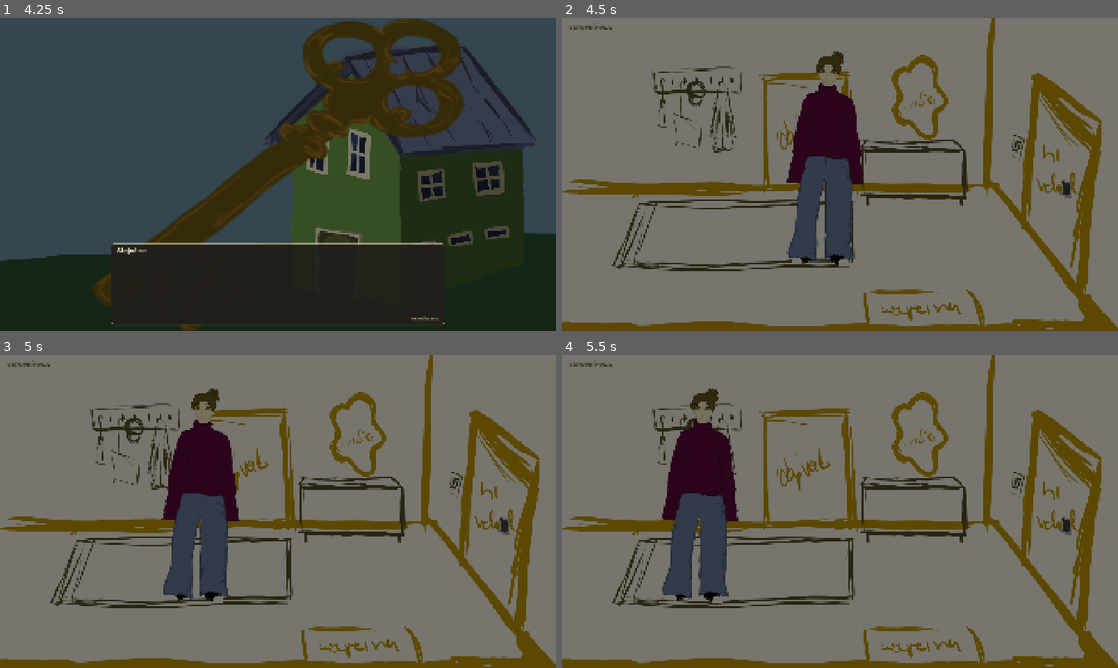
Above: before the commit, frames 1-4 (two rows, left to right).
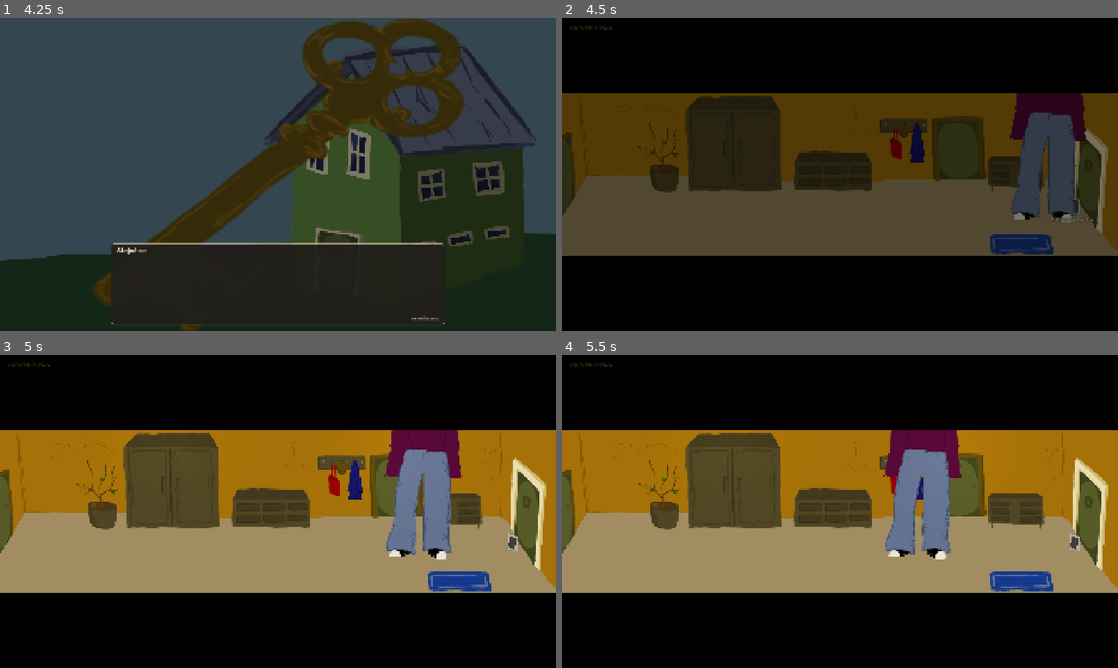
Above: after the commit, the same moments.

Repository: Sprotex/bechyne-game-jam-2026
Game: Godot game, scene res://scenes/root.tscn
Two runs of this game, one before a commit and one after it. Both use one fixed random seed, a clock stepped at 60 frames per second and the inputs below. Sound files missing from this copy of the repository are replaced by a short silence.
Inputs:
- Up to frame 1 (4.25 s): click "VSTOUPIT DO PRVNÍ MÍSTNOSTI" at 0.5 s; tap Enter at 1.25, 2.75 s; hold D (move_right) 1.28-2.03 s; hold E (interact) 1.28-2.03 s; tap Space (toggle_music) at 2 s; hold Escape (menu_back) 2.03-2.78 s; tap E (interact) at 2.1, 3.05, 3.8 s; hold D (move_right) 2.78-3.53 s; hold Space (toggle_music) 2.78-3.53 s; hold W (move_up) from 3.53 s (still down); tap Shift at 3.6 s
- Up to frame 2 (4.5 s): tap Enter at 4.25 s; release W (move_up) at 4.28 s; hold A (move_left) from 4.28 s (still down); hold Ctrl from 4.28 s (still down)
- Up to frame 3 (5 s): keep holding A (move_left); keep holding Ctrl; tap E (interact) at 4.55 s
- Up to frame 4 (5.5 s): keep holding A (move_left); release Ctrl at 5.03 s; tap E (interact) at 5.1 s

Frame 1 is identical in both runs. In frame 2, 98% of the frame differs, in the area x 0-100%, y 0-100%; in frame 3, 100%; in frame 4, 100%.

Commit message:
Connect confirmed room routes and remove file-preview demo

Diff:
--- a/scenes/rooms/arrivals/main_entrance_arrivals.tscn
+++ b/scenes/rooms/arrivals/main_entrance_arrivals.tscn
@@ -3,13 +3,13 @@
 [node name="Arrivals" type="Node2D"]
 
 [node name="start" type="Marker2D" parent="."]
-position = Vector2(900, 850)
+position = Vector2(1750, 440)
 
 [node name="from_hall" type="Marker2D" parent="."]
-position = Vector2(1640, 850)
+position = Vector2(240, 440)
 
 [node name="from_living_room" type="Marker2D" parent="."]
-position = Vector2(820, 650)
+position = Vector2(1450, 400)
 
 [node name="from_bathroom" type="Marker2D" parent="."]
-position = Vector2(1250, 920)
+position = Vector2(1650, 475)
--- a/scenes/rooms/bathroom.tscn
+++ b/scenes/rooms/bathroom.tscn
@@ -59,6 +59,7 @@
 position = Vector2(350, 300)
 destination_scene_path = "res://scenes/rooms/main_entrance.tscn"
 destination_arrival_id = "from_bathroom"
+wall_side = "north"
 
 [node name="Arrivals" type="Node2D" parent="." unique_id=1548141687]
 
--- a/scenes/rooms/collisions/main_entrance_collisions.tscn
+++ b/scenes/rooms/collisions/main_entrance_collisions.tscn
@@ -1,16 +1,27 @@
 [gd_scene format=3]
 
-[sub_resource type="RectangleShape2D" id="EntranceCabinet"]
-size = Vector2(300, 240)
+[sub_resource type="ConvexPolygonShape2D" id="EntrancePlantFootprint"]
+points = PackedVector2Array(385, 282, 481, 282, 486, 319, 470, 339, 420, 343, 389, 327)
+
+[sub_resource type="ConvexPolygonShape2D" id="EntranceClosetFootprint"]
+points = PackedVector2Array(510, 280, 833, 280, 840, 331, 685, 339, 520, 337)
 
 [sub_resource type="ConvexPolygonShape2D" id="EntranceChestFootprint"]
-points = PackedVector2Array(1040, 552, 1380, 550, 1400, 606, 1392, 632, 1040, 632)
+points = PackedVector2Array(884, 280, 1145, 280, 1150, 335, 1020, 339, 882, 333)
+
+[sub_resource type="ConvexPolygonShape2D" id="EntranceCabinetFootprint"]
+points = PackedVector2Array(1552, 278, 1740, 278, 1746, 325, 1739, 343, 1565, 339, 1555, 322)
 
 [node name="FurnitureCollisions" type="StaticBody2D"]
 
-[node name="CabinetCollision" type="CollisionShape2D" parent="."]
-position = Vector2(460, 330)
-shape = SubResource("EntranceCabinet")
+[node name="PlantCollision" type="CollisionShape2D" parent="."]
+shape = SubResource("EntrancePlantFootprint")
+
+[node name="ClosetCollision" type="CollisionShape2D" parent="."]
+shape = SubResource("EntranceClosetFootprint")
 
 [node name="ChestCollision" type="CollisionShape2D" parent="."]
 shape = SubResource("EntranceChestFootprint")
+
+[node name="CabinetCollision" type="CollisionShape2D" parent="."]
+shape = SubResource("EntranceCabinetFootprint")
--- a/scenes/rooms/hall.tscn
+++ b/scenes/rooms/hall.tscn
@@ -46,6 +46,15 @@
 destination_arrival_id = "from_hall"
 wall_side = "south"
 
+[node name="ExitToAttic" parent="." instance=ExtResource("2_exit")]
+position = Vector2(1450, 298)
+destination_scene_path = "res://scenes/rooms/attic.tscn"
+destination_arrival_id = "from_hall"
+wall_side = "north"
+opening_half_width = 190.0
+required_flag = "story.attic_unlocked"
+locked_message = "Je zamčeno."
+
 [node name="Arrivals" type="Node2D" parent="."]
 
 [node name="start" type="Marker2D" parent="Arrivals"]
@@ -56,3 +65,6 @@
 
 [node name="from_bedroom" type="Marker2D" parent="Arrivals"]
 position = Vector2(1650, 475)
+
+[node name="from_attic" type="Marker2D" parent="Arrivals"]
+position = Vector2(1450, 415)
--- a/scenes/rooms/living_room.tscn
+++ b/scenes/rooms/living_room.tscn
@@ -39,10 +39,10 @@
 position = Vector2(1190, 320)
 
 [node name="ExitToEntrance" parent="." instance=ExtResource("2_exit")]
-position = Vector2(1180, 238)
+position = Vector2(1180, 375)
 destination_scene_path = "res://scenes/rooms/main_entrance.tscn"
 destination_arrival_id = "from_living_room"
-wall_side = "north"
+wall_side = "south"
 
 [node name="Arrivals" type="Node2D" parent="."]
 
--- a/scenes/rooms/main_entrance.tscn
+++ b/scenes/rooms/main_entrance.tscn
@@ -1,22 +1,23 @@
 [gd_scene format=3]
 
 [ext_resource type="Script" path="res://scripts/rooms/room.gd" id="1_room"]
-[ext_resource type="Texture2D" path="res://assets/gfx/predsin.png" id="2_background"]
-[ext_resource type="Script" path="res://scripts/rooms/message_preview_interactor.gd" id="3_message_preview"]
+[ext_resource type="Texture2D" path="res://assets/gfx/chodba.png" id="2_background"]
 [ext_resource type="PackedScene" path="res://scenes/objects/room_exit.tscn" id="4_exit"]
 [ext_resource type="PackedScene" path="res://scenes/objects/light_switch.tscn" id="5_switch"]
 [ext_resource type="PackedScene" path="res://scenes/objects/light_source.tscn" id="6_light"]
 [ext_resource type="PackedScene" path="res://scenes/rooms/collisions/main_entrance_collisions.tscn" id="7_collisions"]
 [ext_resource type="PackedScene" path="res://scenes/rooms/arrivals/main_entrance_arrivals.tscn" id="8_arrivals"]
 
-[sub_resource type="CircleShape2D" id="CircleShape2D_message_preview"]
-radius = 78.0
-
 [node name="MainEntrance" type="Node2D"]
 script = ExtResource("1_room")
 room_title = "VSTUPNÍ HALA"
-room_color = Color(0.87451, 0.82353, 0.68235, 1)
-walkable_outline = PackedVector2Array(0, 560, 1920, 560, 1920, 1080, 0, 1080)
+room_color = Color(0.84706, 0.78039, 0.71765, 1)
+walkable_outline = PackedVector2Array(165, 285, 1805, 298, 2000, 550, 2000, 563, 0, 563, 0, 540)
+
+[node name="FloorFill" type="Polygon2D" parent="."]
+z_index = -2
+color = Color(0.6902, 0.6157, 0.451, 1)
+polygon = PackedVector2Array(0, 0, 2000, 0, 2000, 563, 0, 563)
 
 [node name="Background" type="Sprite2D" parent="."]
 texture = ExtResource("2_background")
@@ -24,39 +25,30 @@
 z_index = -1
 
 [node name="CeilingLightLeft" parent="." instance=ExtResource("6_light")]
-position = Vector2(500, 80)
+position = Vector2(650, 60)
 
 [node name="CeilingLightRight" parent="." instance=ExtResource("6_light")]
-position = Vector2(1450, 80)
+position = Vector2(1450, 60)
 
 [node name="LightSwitch" parent="." instance=ExtResource("5_switch")]
-position = Vector2(1740, 590)
-
-[node name="MessagePreviewInteractor" type="Area2D" parent="."]
-position = Vector2(850, 520)
-collision_layer = 0
-collision_mask = 1
-script = ExtResource("3_message_preview")
-
-[node name="CollisionShape2D" type="CollisionShape2D" parent="MessagePreviewInteractor"]
-shape = SubResource("CircleShape2D_message_preview")
+position = Vector2(1850, 390)
 
 [node name="FurnitureCollisions" parent="." instance=ExtResource("7_collisions")]
 
 [node name="ExitToHall" parent="." instance=ExtResource("4_exit")]
-position = Vector2(1900, 850)
+position = Vector2(55, 430)
 destination_scene_path = "res://scenes/rooms/hall.tscn"
 destination_arrival_id = "from_entrance"
-wall_side = "east"
+wall_side = "west"
 
 [node name="ExitToLivingRoom" parent="." instance=ExtResource("4_exit")]
-position = Vector2(820, 560)
+position = Vector2(1450, 298)
 destination_scene_path = "res://scenes/rooms/living_room.tscn"
 destination_arrival_id = "from_entrance"
 wall_side = "north"
 
 [node name="ExitToBathroom" parent="." instance=ExtResource("4_exit")]
-position = Vector2(1250, 1060)
+position = Vector2(1650, 555)
 destination_scene_path = "res://scenes/rooms/bathroom.tscn"
 destination_arrival_id = "from_entrance"
 wall_side = "south"
--- a/scripts/rooms/room.gd
+++ b/scripts/rooms/room.gd
@@ -12,6 +12,7 @@
 const EXIT_EDGE_TOLERANCE := 100.0
 
 var lights_are_on := false
+var exit_gates: Array[Dictionary] = []
 
 
 func toggle_lights() -> void:
@@ -26,9 +27,13 @@
 
 
 func _ready() -> void:
+	var level := _get_level()
+	if level != null:
+		level.flag_changed.connect(_on_level_flag_changed)
 	for exit in find_children("*", "RoomExit", true, false):
 		exit.exit_entered.connect(_on_exit_entered)
 	_build_walkable_boundary()
+	_refresh_exit_gates()
 
 
 func get_arrival_position(arrival_id: String, fallback: Vector2) -> Vector2:
@@ -58,9 +63,30 @@
 		exit_entered.emit(exit)
 
 
+func _on_level_flag_changed(_flag_id: String, _value: bool) -> void:
+	_refresh_exit_gates()
+
+
+func _get_level() -> Level:
+	var ancestor := get_parent()
+	while ancestor != null:
+		if ancestor is Level:
+			return ancestor as Level
+		ancestor = ancestor.get_parent()
+	return get_tree().current_scene as Level
+
+
+func _refresh_exit_gates() -> void:
+	var level := _get_level()
+	for gate in exit_gates:
+		var shape := gate["shape"] as CollisionShape2D
+		shape.disabled = level != null and level.has_flag(gate["flag"])
+
+
 func _build_walkable_boundary() -> void:
 	if walkable_outline.size() < 3:
 		return
+	exit_gates.clear()
 	var walls := StaticBody2D.new()
 	walls.name = "RoomWalls"
 	add_child(walls)
@@ -86,23 +112,50 @@
 	if edge_length <= 1.0:
 		return
 	var direction := edge / edge_length
-	var openings: Array[Vector2] = []
+	var openings: Array[Dictionary] = []
 	for node in find_children("*", "RoomExit", true, false):
 		var exit := node as RoomExit
 		var along := clampf((exit.position - first).dot(direction), 0.0, edge_length)
 		var nearest := first + direction * along
 		if nearest.distance_to(exit.position) > EXIT_EDGE_TOLERANCE:
 			continue
-		openings.append(Vector2(
-			maxf(0.0, along - exit.opening_half_width),
-			minf(edge_length, along + exit.opening_half_width)
-		))
-	openings.sort_custom(func(a: Vector2, b: Vector2) -> bool: return a.x < b.x)
+		openings.append({
+			"range": Vector2(
+				maxf(0.0, along - exit.opening_half_width),
+				minf(edge_length, along + exit.opening_half_width)
+			),
+			"exit": exit,
+		})
+	openings.sort_custom(func(a: Dictionary, b: Dictionary) -> bool: return a["range"].x < b["range"].x)
 	var cursor := 0.0
 	for opening in openings:
-		_add_wall_segment(walls, first, direction, cursor, opening.x, clockwise)
-		cursor = maxf(cursor, opening.y)
+		var opening_range: Vector2 = opening["range"]
+		var exit := opening["exit"] as RoomExit
+		_add_wall_segment(walls, first, direction, cursor, opening_range.x, clockwise)
+		if not exit.required_flag.is_empty():
+			_add_exit_gate(walls, first, direction, opening_range, clockwise, exit.required_flag)
+		cursor = maxf(cursor, opening_range.y)
 	_add_wall_segment(walls, first, direction, cursor, edge_length, clockwise)
+
+
+func _add_exit_gate(
+	parent: StaticBody2D,
+	first: Vector2,
+	direction: Vector2,
+	opening: Vector2,
+	clockwise: bool,
+	flag: String
+) -> void:
+	var outward := Vector2(direction.y, -direction.x) if clockwise else Vector2(-direction.y, direction.x)
+	var center := first + direction * ((opening.x + opening.y) * 0.5) + outward * (WALL_THICKNESS * 0.5)
+	var collision := CollisionShape2D.new()
+	var rectangle := RectangleShape2D.new()
+	rectangle.size = Vector2(opening.y - opening.x + WALL_THICKNESS, WALL_THICKNESS)
+	collision.shape = rectangle
+	collision.position = center
+	collision.rotation = direction.angle()
+	parent.add_child(collision)
+	exit_gates.append({"shape": collision, "flag": flag})
 
 
 func _add_wall_segment(
--- a/scripts/testing/refactor_verification.gd
+++ b/scripts/testing/refactor_verification.gd
@@ -211,22 +211,22 @@
 	player.global_position = Vector2(1750, 440)
 	await get_tree().physics_frame
 
-
 func _check_modal_controls(level: Level) -> void:
 	var movement: CharacterBody2D = level.get_node("Player")
-	var preview = level.room.get_node("MessagePreviewInteractor")
-	level.dialog_manager.show_dialog(["one", "two"])
+	var light_switch := level.room.get_node("LightSwitch")
+	var lights_before := level.room.lights_are_on
+	level.dialog_manager.show_dialog(["První zpráva.", "Druhá zpráva."])
 	_check(not level.player_controls_enabled(), "dialog blocks controls")
 	movement.velocity = Vector2(100, 0)
 	await get_tree().physics_frame
 	await get_tree().physics_frame
 	_check(movement.velocity == Vector2.ZERO, "blocked movement zeroes player velocity")
-	preview.nearby = true
+	light_switch.nearby = true
 	var event := InputEventAction.new()
 	event.action = "interact"
 	event.pressed = true
-	preview._unhandled_input(event)
-	_check(preview.preview_index == 0, "modal dialog blocks world interactions")
+	light_switch._unhandled_input(event)
+	_check(level.room.lights_are_on == lights_before, "modal dialog blocks world interactions")
 	level.request_room_transition("res://scenes/rooms/hall.tscn", "from_entrance")
 	_check(level.room.room_title == "VSTUPNÍ HALA", "modal dialog blocks exit transitions")
 	level.dialog_manager._input(event)
